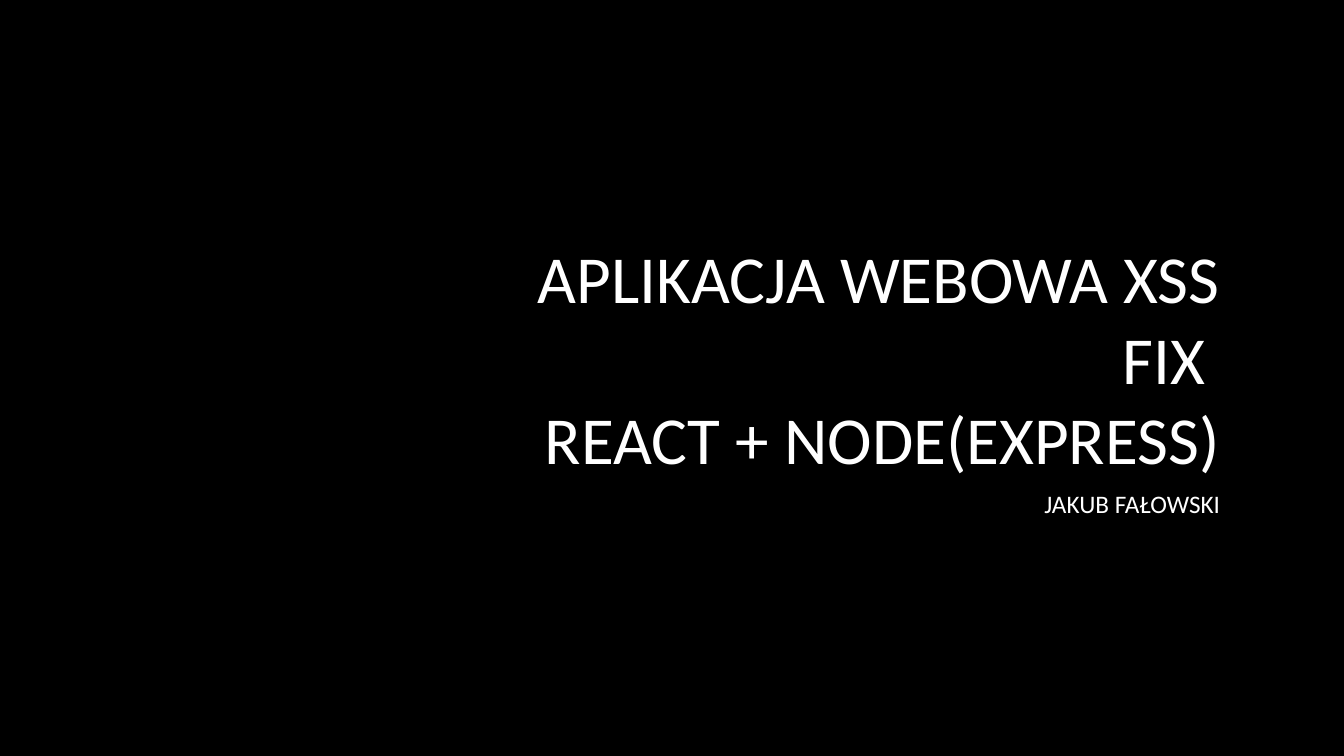
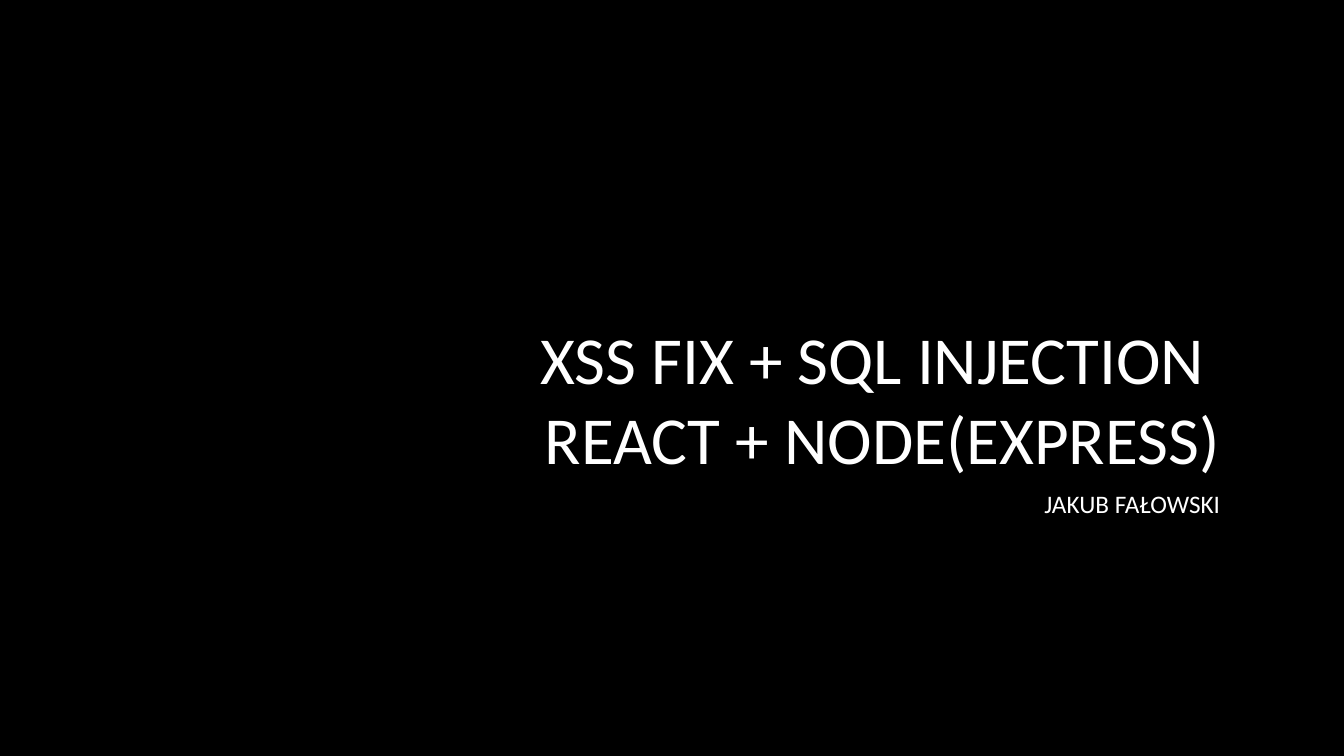
Before and after one commit to jakubfalowski/XSS-FIX_React_Node_Express, a slide deck: slide 1 of proseminarium.pptx. Drawn at 1344x756 pixels with LibreOffice and Linux fonts; fonts in the diff are those of the drawing; background and template pictures are left out. Boxes give left, top, right and bottom in pixels: in the first picture for what was removed or moved away, otherwise in the second. Text is boxed around its words. In the diff, an @@ line names an element or a change of style, - is before the commit and + after.

Commit message:
sql_injection_presentation

```diff
--- a/proseminarium.pptx
+++ b/proseminarium.pptx
@@ title at box(540, 340, 1219, 473): text changed @@
-APLIKACJA WEBOWA XSS FIX
-REACT + NODE(EXPRESS)
+XSS FIX + SQL INJECTION
+REACT + NODE(EXPRESS)
```
Also in this commit, not shown: 2 slides added.
